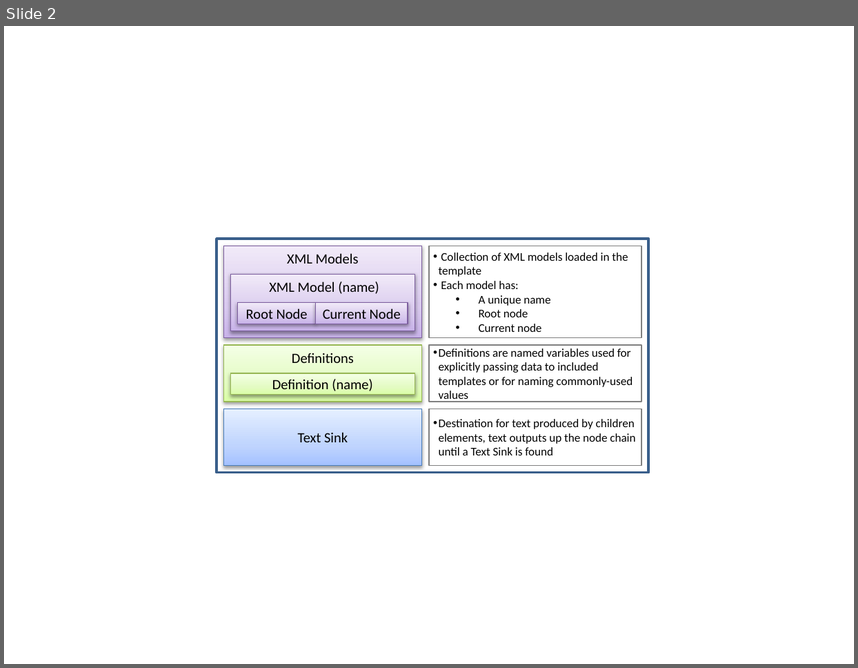
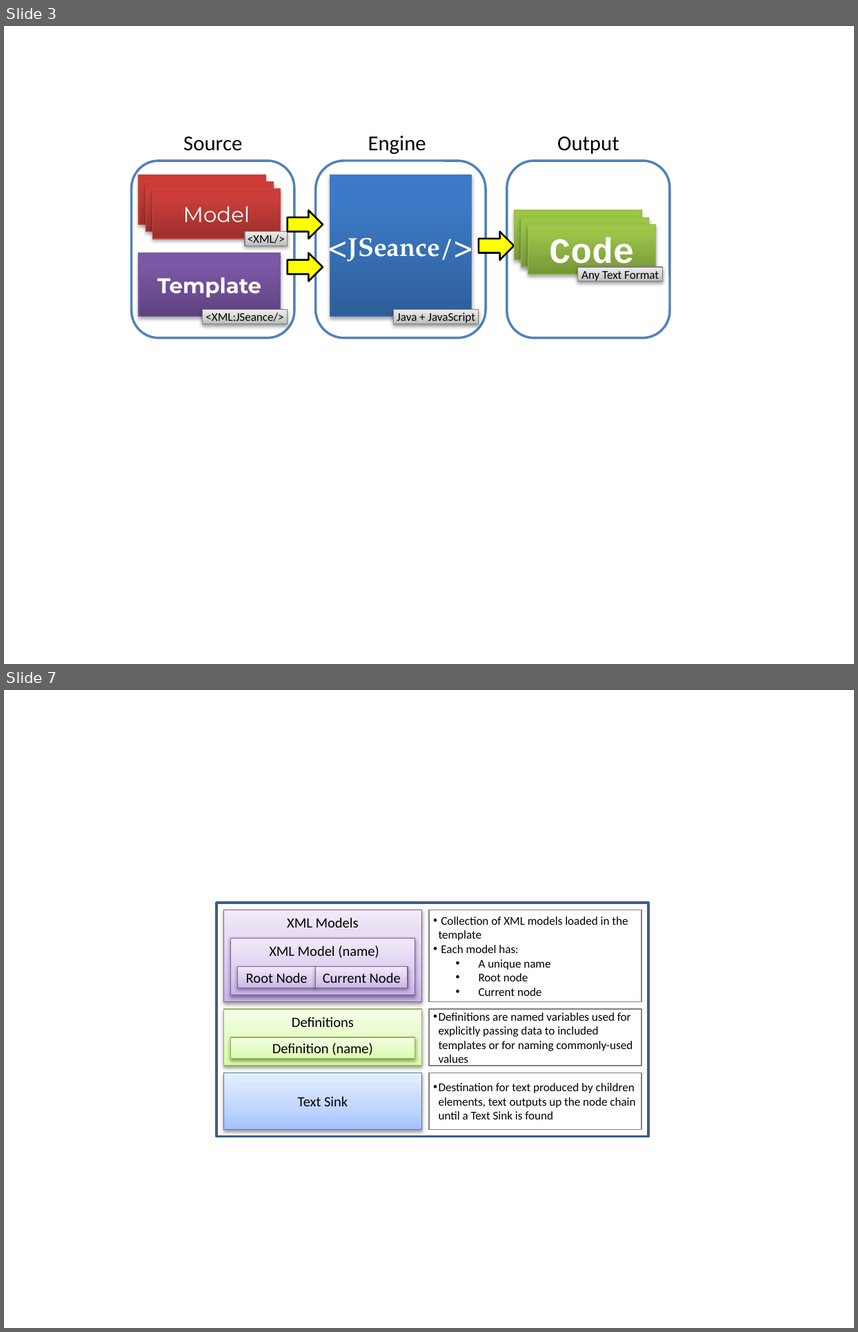
Before and after one commit to amurilloc/jseance, a slide deck: wiki/images/source/ImageSource.pptx. Shown one above the other, each under a label of ours: slide 2 before the commit, slides 3 and 7 after it; the slides between them are not shown. The pictures are 858x668 and 858x1332 pixels, drawn with LibreOffice and Linux fonts; fonts in the diff are those of the drawing. Boxes give left, top, right and bottom in pixels: in the first picture for what was removed or moved away, otherwise in the second. Text is boxed around its words. In the diff, an @@ line names an element or a change of style, - is before the commit and + after.

```diff
--- a/wiki/images/source/ImageSource.pptx
+++ b/wiki/images/source/ImageSource.pptx
@@ slide 3 added at [4,26,854,664], background #FFFFFF @@
@@ text added at [183,136,242,151], 18 pt, text #000000 @@
+Source
@@ text added at [368,136,426,154], 18 pt, text #000000 @@
+Engine
@@ text added at [557,136,619,154], 18 pt, text #000000 @@
+Output
@@ rounded rectangle added at [132,161,294,337], outline #4F81BD 2 pt @@
@@ rounded rectangle added at [316,161,486,337], outline #4F81BD 2 pt @@
@@ rounded rectangle added at [507,161,671,337], outline #4F81BD 2 pt @@
@@ rectangle added at [139,175,266,224], fill gradient #9C2F2D to #CB3E3A to #CE3B37, outline #BF4C48 0.75 pt, 18 pt, text #FFFFFF @@
+Model
@@ rectangle added at [146,181,274,231], fill gradient #9C2F2D to #CB3E3A to #CE3B37, outline #BF4C48 0.75 pt, 18 pt, text #FFFFFF @@
+Model
@@ rectangle added at [153,190,280,239], fill gradient #9C2F2D to #CB3E3A to #CE3B37, outline #BF4C48 0.75 pt, 18 pt, text #FFFFFF @@
+Model
@@ rectangle added at [330,175,472,316], fill gradient #2F5F99 to #3D7CC7 to #3A7CCB, outline #4B7EBC 0.75 pt, 22 pt, text #FFFFFF, bold @@
+<JSeance/>
@@ right arrow added at [287,210,323,239], fill #FFFF00, outline #000000 1.5 pt @@
@@ rectangle added at [514,210,642,260], fill gradient #779737 to #9BC348 to #9DC746, outline #98B955 0.75 pt, 30 pt, text #FFFFFF, bold @@
+Code
@@ rectangle added at [245,232,287,246], fill gradient #BDBDBD to #D1D1D1 to #EEEEEE, outline #808080 0.75 pt, 10 pt, text #000000 @@
+<XML/>
@@ right arrow added at [478,232,514,260], fill #FFFF00, outline #000000 1.5 pt @@
@@ rectangle added at [521,217,648,267], fill gradient #779737 to #9BC348 to #9DC746, outline #98B955 0.75 pt, 30 pt, text #FFFFFF, bold @@
+Code
@@ rectangle added at [528,224,656,274], fill gradient #779737 to #9BC348 to #9DC746, outline #98B955 0.75 pt, 30 pt, text #FFFFFF, bold @@
+Code
@@ rectangle added at [139,253,280,316], fill gradient #5F4480 to #7B58A6 to #7C57A8, outline #7D60A0 0.75 pt, 18 pt, text #FFFFFF, bold @@
+Template
@@ right arrow added at [287,253,323,281], fill #FFFF00, outline #000000 1.5 pt @@
@@ rectangle added at [578,267,663,281], fill gradient #BDBDBD to #D1D1D1 to #EEEEEE, outline #808080 0.75 pt, 10 pt, text #000000 @@
+Any Text Format
@@ rectangle added at [202,309,287,323], fill gradient #BDBDBD to #D1D1D1 to #EEEEEE, outline #808080 0.75 pt, 10 pt, text #000000 @@
+<XML:JSeance/>
@@ rectangle added at [393,309,478,323], fill gradient #BDBDBD to #D1D1D1 to #EEEEEE, outline #808080 0.75 pt, 10 pt, text #000000 @@
+Java + JavaScript
@@ what was slide 2 is now slide 7 @@
```
Also in this commit, not shown: 1 slide changed, 4 other slides added.
